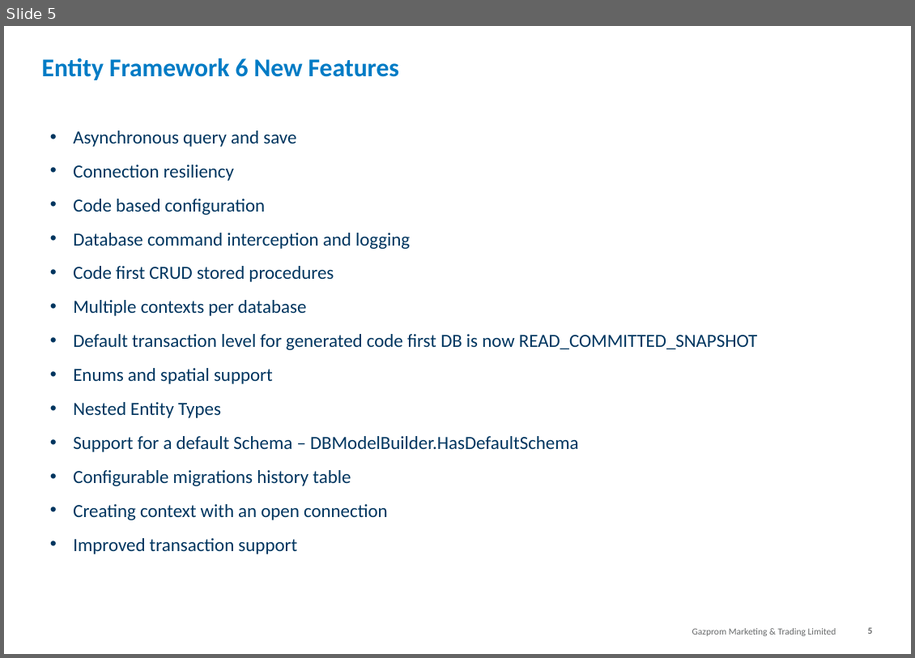
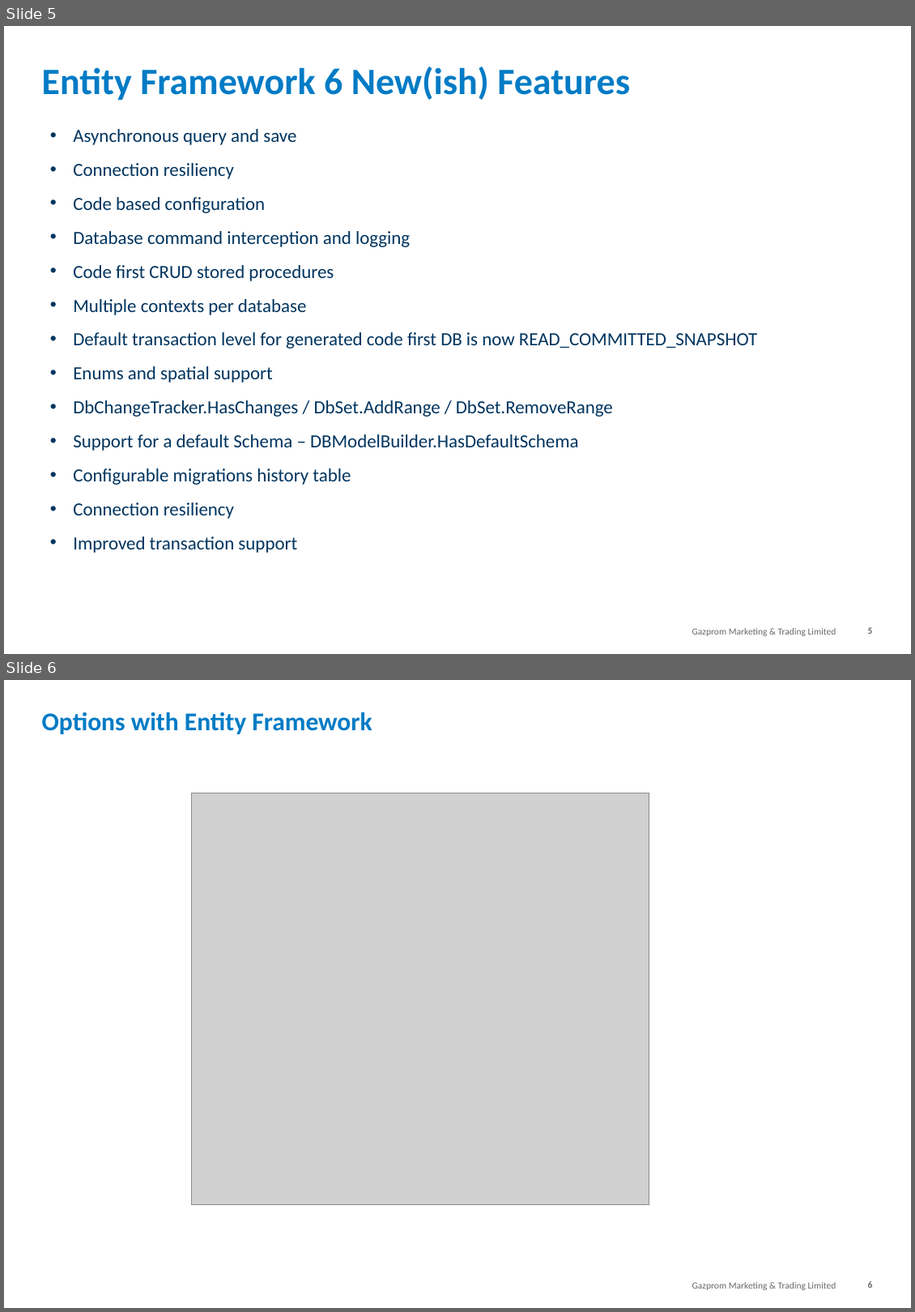
Before and after one commit to jeanhibbert/EfTestConsole, a slide deck: 20160128 Tech Punch - Entity Framework.pptx. Shown one above the other, each under a label of ours: slide 5 before the commit, slides 5 and 6 after it. The pictures are 915x658 and 915x1312 pixels, drawn with LibreOffice and Linux fonts; fonts in the diff are those of the drawing; grey boxes stand for pictures; background and template pictures are left out. Boxes give left, top, right and bottom in pixels: in the first picture for what was removed or moved away, otherwise in the second. Text is boxed around its words. In the diff, an @@ line names an element or a change of style, - is before the commit and + after.

```diff
--- a/20160128 Tech Punch - Entity Framework.pptx
+++ b/20160128 Tech Punch - Entity Framework.pptx
@@ slide 6 added at <box>4,680,911,1308</box>, background #FFFFFF; not listed: 2 template elements that a slide beside it also shows @@
@@ title added at <box>42,712,372,734</box>, 22 pt, text #007BC5, bold @@
+Options with Entity Framework
@@ picture added at <box>192,793,649,1205</box> @@
@@ slide 5 changed as well @@
@@ title at <box>42,66,630,101</box>: text changed; size 22 to 32 pt @@
-Entity Framework 6 New Features
+Entity Framework 6 New(ish) Features
@@ text at <box>73,400,613,416</box>: text changed @@
-• Nested Entity Types
+• DbChangeTracker.HasChanges / DbSet.AddRange / DbSet.RemoveRange
@@ text at <box>73,502,234,518</box>: text changed @@
-• Creating context with an open connection
+• Connection resiliency
```
Also in this commit, not shown: 7 other slides changed, 1 other slide added, 27 other files.
